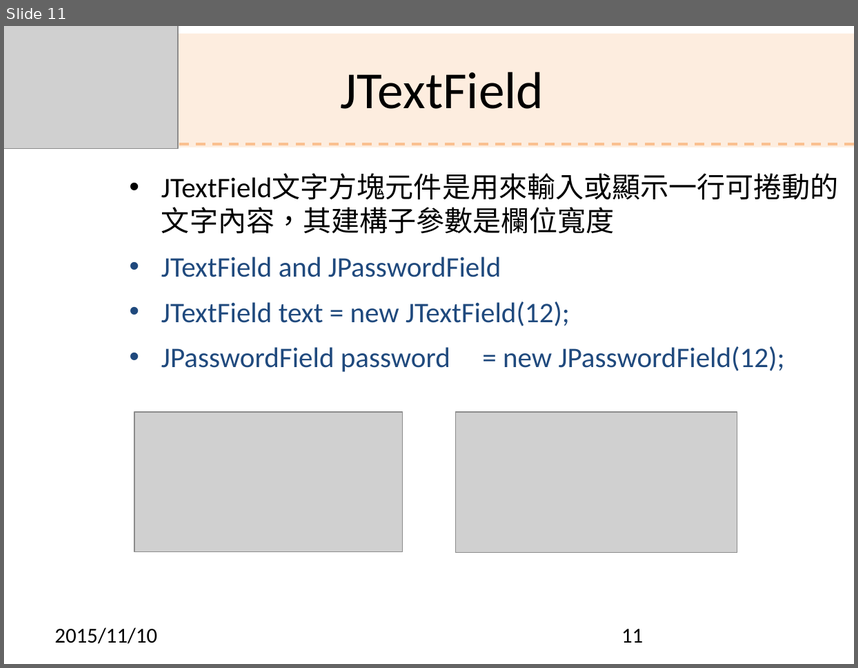
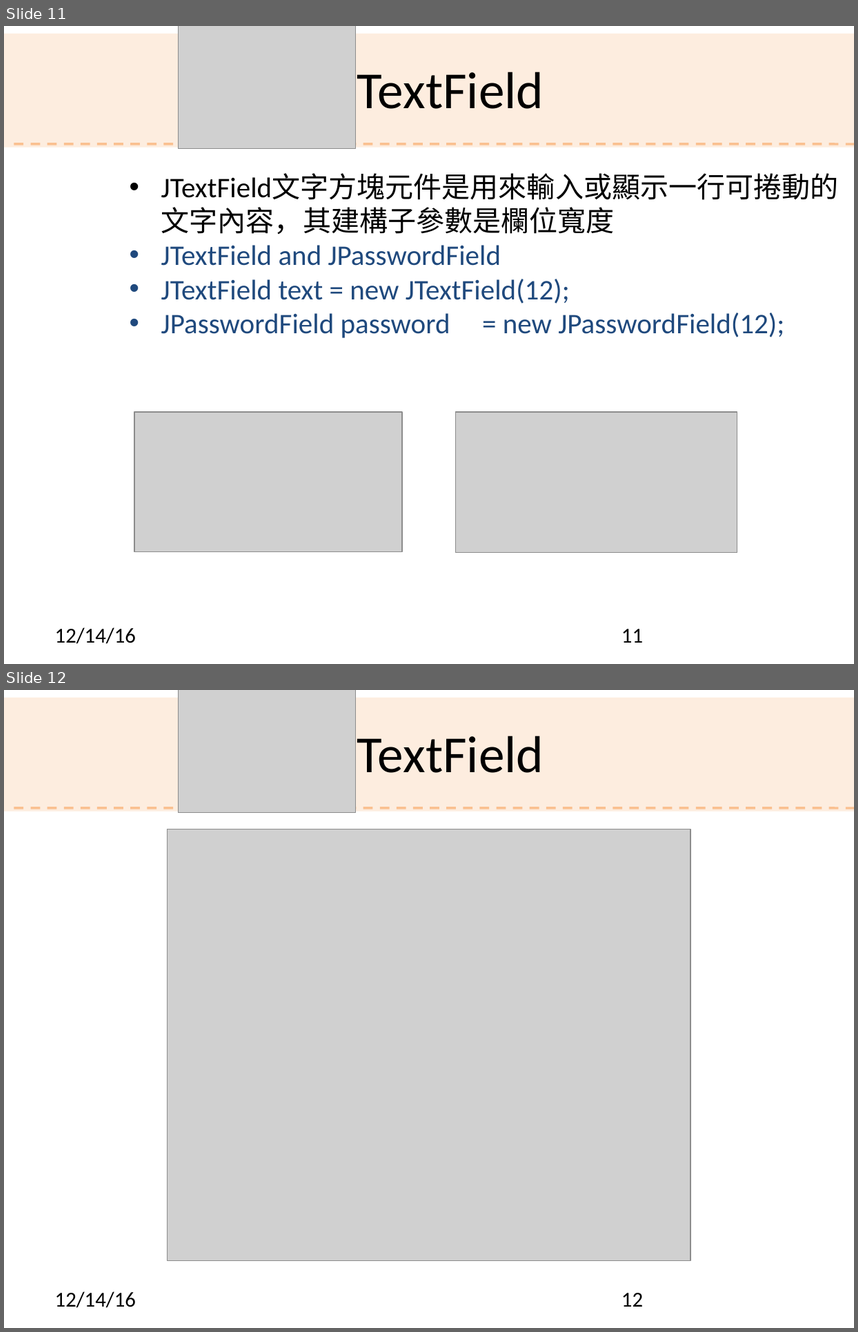
Before and after one commit to shouzo/Java-Programming_pages, a slide deck: class-tutorial/20161207/Ch9.pptx. Shown one above the other, each under a label of ours: slide 11 before the commit, slides 11 and 12 after it. The pictures are 858x668 and 858x1332 pixels, drawn with LibreOffice and Linux fonts; fonts in the diff are those of the drawing; grey boxes stand for pictures; background and template pictures are left out. Boxes give left, top, right and bottom in pixels: in the first picture for what was removed or moved away, otherwise in the second. Text is boxed around its words. In the diff, an @@ line names an element or a change of style, - is before the commit and + after.

```diff
--- a/class-tutorial/20161207/Ch9.pptx
+++ b/class-tutorial/20161207/Ch9.pptx
@@ slide 12 added at box(4, 690, 854, 1328), background picture (left out) @@
@@ rectangle added at box(4, 698, 854, 811), fill #FDEADA at 85% opacity @@
@@ picture added at box(179, 690, 356, 812) @@
@@ text added at box(341, 729, 544, 785), 44 pt, text #000000 @@
+JTextField
@@ line added from (14, 808) to (854, 808), #FAC090 2.01 pt @@
@@ picture added at box(168, 829, 691, 1261) @@
@@ text added at box(55, 1291, 136, 1308), 18 pt, text #000000 @@
+12/14/16
@@ page number added at box(622, 1292, 643, 1306), 18 pt, text #000000 @@
+12
@@ slide 11 changed as well @@
@@ picture: place and size @@
-picture at box(4, 26, 179, 148)
+picture at box(179, 26, 356, 148)
@@ text "JTextField" rewrapped from box(341, 72, 544, 109) to box(341, 65, 544, 121) @@
@@ line (14, 144) - (854, 144): stroke #FAC090 2 pt dashed to #FAC090 2.01 pt @@
@@ text "JTextField文字方塊元件是用來輸入或顯示一行可捲動的文字內容，其建構子參數是欄位寬度" at box(161, 207, 784, 338): indent changed; less space between paragraphs @@
@@ text at box(55, 627, 136, 644): text changed @@
-2015/11/10
+12/14/16
```
Also in this commit, not shown: 26 other slides changed, 2 other slides added, 3 slides removed, 30 other files.
